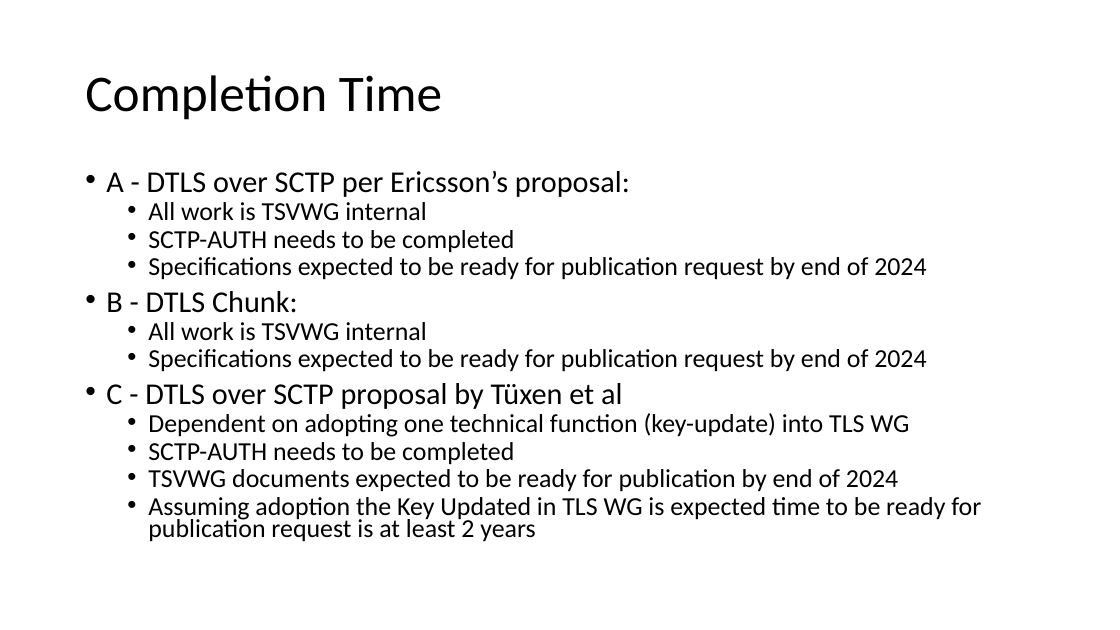
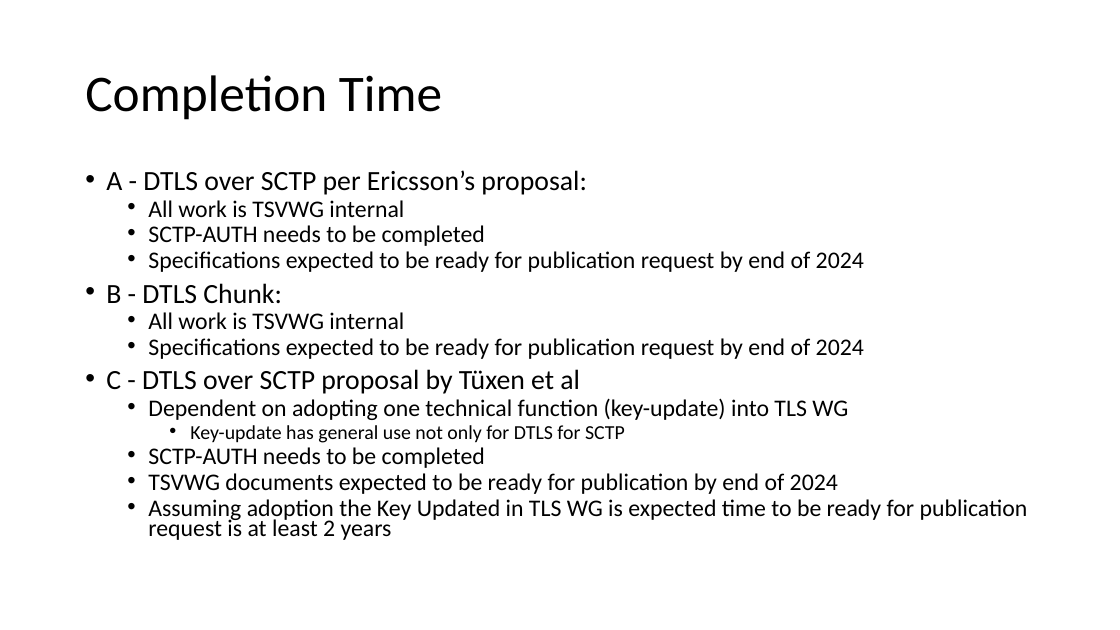
Before and after one commit to sctplab/sctp-dtls-requirements, a slide deck: slide 6 of dtls-for-sctp-design-team-report.pptx. Drawn at 1120x630 pixels with LibreOffice and Linux fonts; fonts in the diff are those of the drawing. Boxes give left, top, right and bottom in pixels: in the first picture for what was removed or moved away, otherwise in the second. Text is boxed around its words. In the diff, an @@ line names an element or a change of style, - is before the commit and + after.

```diff
--- a/dtls-for-sctp-design-team-report.pptx
+++ b/dtls-for-sctp-design-team-report.pptx
@@ text at box(106, 170, 1028, 540): size 25.9 to 23.8 pt in "A - DTLS over SCTP per Ericsson’s ...", "B - DTLS Chunk:", "C - DTLS over SCTP proposal by ..."; size 22.2 to 20.4 pt in "All work is TSVWG internal", "SCTP-AUTH needs to be completed", "Specifications expected to be ready for publication ...", "All work is TSVWG internal" and 5 more places @@
@@ text at box(190, 425, 625, 443): paragraph added @@
+    • Key-update has general use not only for DTLS for SCTP
```
Also in this commit, not shown: 5 other slides changed.
